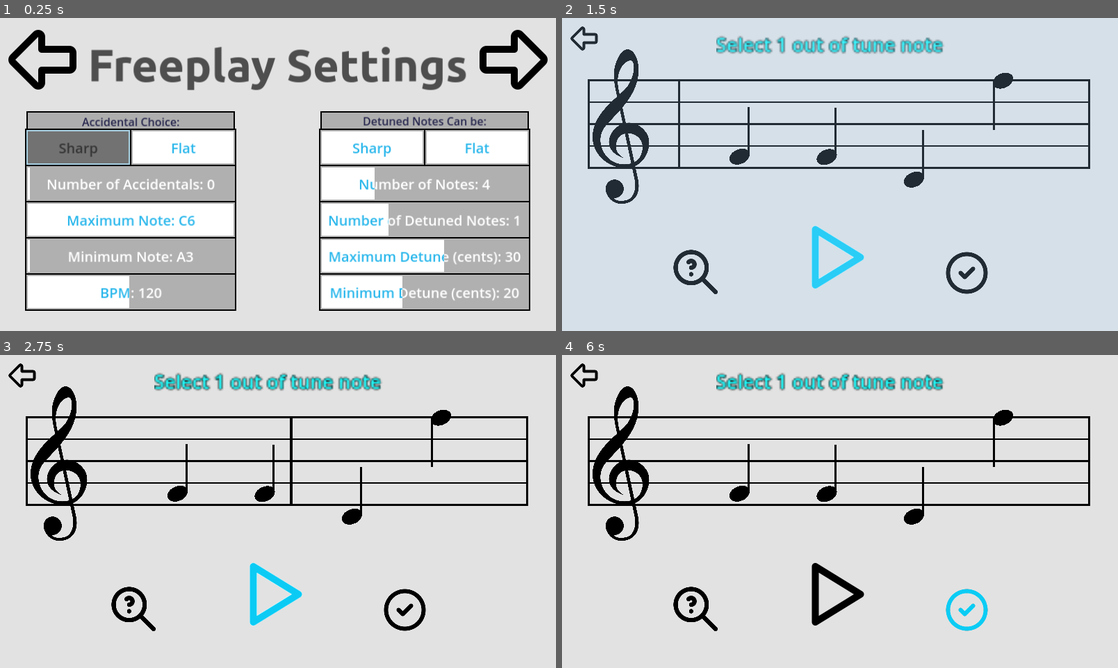
Above: before the commit, frames 1-4 (two rows, left to right).
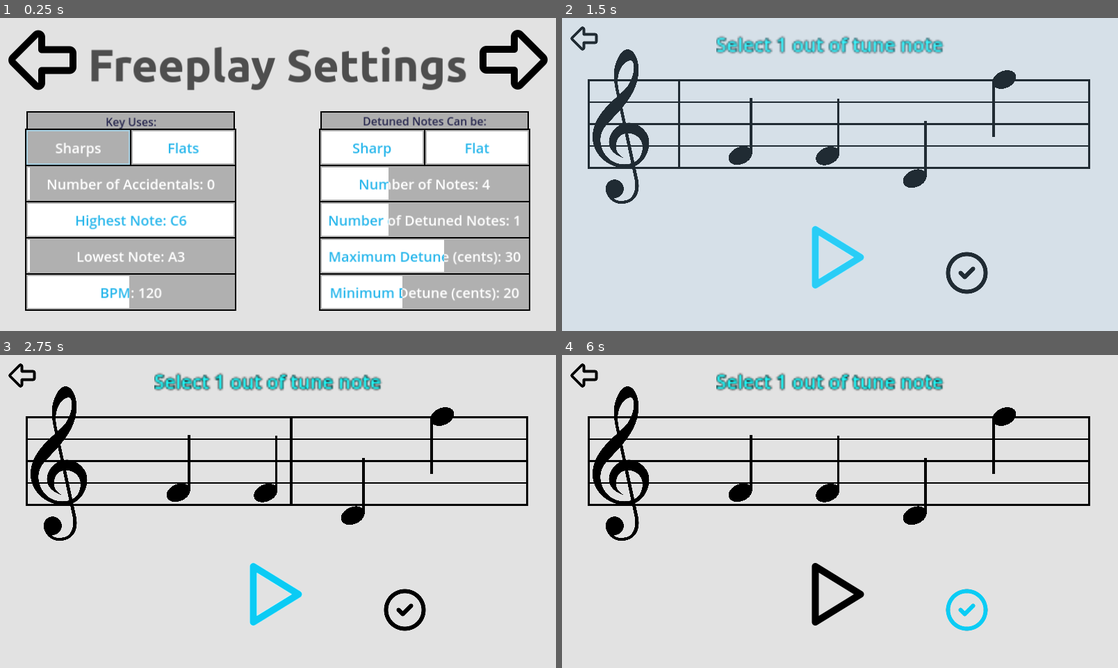
Above: after the commit, the same moments.

Repository: Sniggiho/COMP225-Reluna
Game: Godot game, scene res://Scenes/FreeplaySettingsMenu/FreeplaySettingsMenu.tscn
The game is run twice, just before and just after one commit, with the same random seed, the same clock (stepped at 60 frames per second) and the same inputs. This scene is started directly instead of the project's main scene.
Inputs (mouse positions are in pixels of both pictures, inside the frame that each line leads up to):
- Up to frame 1 (0.25 s): no input
- Up to frame 2 (1.5 s): click (1073, 58) at 0.5 s; click (834, 255) at 1.25 s
- Up to frame 3 (2.75 s): click (272, 592) at 2 s
- Up to frame 4 (6 s): click (739, 492) at 2.77 s; click (967, 608) at 3.5 s; click (695, 608) at 4.27 s; click (584, 376) at 5.02 s; click "return" at 5.75 s

The runs differ from the first frame. In frame 1, 3.5% of the frame differs, in the area x 1-70%, y 3-78%; in frame 2, 0.9%; in frame 3, 0.9%; in frame 4, 0.9%.

Commit message:
Minor changes in class

Diff:
--- a/Project/Scenes/FreeplaySettingsMenu/FreeplaySettingsMenu.tscn
+++ b/Project/Scenes/FreeplaySettingsMenu/FreeplaySettingsMenu.tscn
@@ -46,8 +46,9 @@
 script = ExtResource("1_qg26p")
 
 [node name="BackButton" type="TextureButton" parent="."]
+offset_top = 1.0
 offset_right = 240.0
-offset_bottom = 240.0
+offset_bottom = 241.0
 focus_neighbor_top = NodePath("../CenterContainer/VBoxContainer/CenterContainer/HBoxContainer/Column A/ColumnA/BPM")
 focus_neighbor_right = NodePath("../ForwardButton")
 texture_normal = ExtResource("16_im4tj")
@@ -139,7 +140,7 @@
 theme_override_colors/default_color = Color(0.15625, 0.15625, 0.308594, 1)
 theme_override_colors/font_outline_color = Color(0, 0, 0, 0)
 theme_override_font_sizes/normal_font_size = 32
-text = "Accidental Choice:"
+text = "Key Uses:"
 fit_content = true
 autowrap_mode = 0
 
@@ -150,8 +151,12 @@
 [node name="BySharps" parent="CenterContainer/VBoxContainer/CenterContainer/HBoxContainer/Column A/ColumnA/Accidental Choice" node_paths=PackedStringArray("topFocus") instance=ExtResource("19_ik1lg")]
 custom_minimum_size = Vector2(0, 100)
 layout_mode = 2
+negativeColor = Color(0.6875, 0.6875, 0.6875, 1)
+negativeFontColor = Color(0.996094, 0.996094, 0.996094, 1)
 type = 0
 topFocus = NodePath("../../../../../../../../BackButton")
+leftLabel = "Sharps"
+rightLabel = "Flats"
 
 [node name="NumAccidentals" parent="CenterContainer/VBoxContainer/CenterContainer/HBoxContainer/Column A/ColumnA" instance=ExtResource("18_2jqco")]
 custom_minimum_size = Vector2(0, 100)
@@ -169,7 +174,7 @@
 max_value = 36.0
 value = 0.0
 script = ExtResource("20_ivtfm")
-text = "Maximum Note"
+text = "Highest Note"
 height = 100.0
 
 [node name="MinNote" parent="CenterContainer/VBoxContainer/CenterContainer/HBoxContainer/Column A/ColumnA" instance=ExtResource("18_2jqco")]
@@ -178,7 +183,7 @@
 max_value = 1.0
 value = 0.0
 script = ExtResource("19_08umj")
-text = "Minimum Note"
+text = "Lowest Note"
 maxActualValue = -1
 height = 100.0
 
@@ -250,10 +255,10 @@
 custom_minimum_size = Vector2(0, 100)
 layout_mode = 2
 script = ExtResource("10_6dn0e")
-negativeColor = Color(0.447059, 0.447059, 0.447059, 1)
+negativeColor = Color(0.6875, 0.6875, 0.6875, 1)
 positiveColor = Color(1, 1, 1, 1)
 positiveFontColor = Color(0.164706, 0.717647, 0.921569, 1)
-negativeFontColor = Color(0.207843, 0.207843, 0.207843, 1)
+negativeFontColor = Color(0.996094, 0.996094, 0.996094, 1)
 selectedColor = Color(0.654902, 0.811765, 0.882353, 1)
 type = 1
 topFocus = NodePath("../../../../../../../../ForwardButton")
@@ -368,10 +373,11 @@
 [node name="NumNotes" parent="CenterContainer/VBoxContainer/CenterContainer/HBoxContainer/Column B/ColumnB" instance=ExtResource("18_2jqco")]
 custom_minimum_size = Vector2(0, 100)
 layout_mode = 2
+max_value = 12.0
 script = ExtResource("19_amv7j")
 text = "Number of Notes"
 minActualValue = 4
-maxActualValue = 15
+maxActualValue = 12
 height = 100.0
 
 [node name="NumDetunedNotes" parent="CenterContainer/VBoxContainer/CenterContainer/HBoxContainer/Column B/ColumnB" instance=ExtResource("18_2jqco")]
--- a/Project/Scenes/NewItemList/NewItemList.gd
+++ b/Project/Scenes/NewItemList/NewItemList.gd
@@ -26,6 +26,10 @@
 @export var topFocus : Control
 
 signal buttonsChanged
+
+@export var leftLabel : String = "Sharp"
+@export var rightLabel : String = "Flat"
+
 
 # Called when the node enters the scene tree for the first time.
 func _ready():
@@ -88,6 +92,7 @@
 	$FlatButton/CenterContainer/RichTextLabel.add_theme_font_size_override("normal_font_size", self.size.y / 2.5)
 
 	_updateFocusColoring()
+	_setButtonText()
 
 	if Engine.is_editor_hint():
 		_updateButtonColor()
@@ -131,6 +136,13 @@
 ## Expose button child so focus neighbors can be set
 func getFlatButton() -> Button:
 	return $FlatButton
+
+
+func _setButtonText() -> void:
+	$SharpButton/CenterContainer/RichTextLabel.text = leftLabel
+	$FlatButton/CenterContainer/RichTextLabel.text = rightLabel
+
+	pass
 
 
 func _on_sharp_button_pressed():
--- a/Project/Scenes/Note/note.tscn
+++ b/Project/Scenes/Note/note.tscn
@@ -75,15 +75,14 @@
 flat = true
 
 [node name="SelectedImage" type="Sprite2D" parent="Button"]
-visible = false
 modulate = Color(0, 1, 1, 1)
-position = Vector2(30, -26)
-scale = Vector2(0.06, 0.06)
+position = Vector2(33, -38.345)
+scale = Vector2(0.07, 0.07)
 texture = ExtResource("2_e4kmj")
 
 [node name="Sprite2D" type="Sprite2D" parent="Button"]
-position = Vector2(30, -26)
-scale = Vector2(0.06, 0.06)
+position = Vector2(33, -38.345)
+scale = Vector2(0.07, 0.07)
 texture = ExtResource("2_m8vj1")
 
 [node name="AudioStreamPlayer" type="AudioStreamPlayer" parent="."]
--- a/Project/Scenes/firstScene.gd
+++ b/Project/Scenes/firstScene.gd
@@ -37,6 +37,11 @@
 		firstFocused = true
 		playButton.grab_focus()
 
+	# Currently removed, need to figure out input
+#	if event.is_action_pressed("play"):
+#		_on_play_button_pressed()
+#		pass
+
 ## play the notes when the playbar is pressed
 func _on_play_button_pressed() -> void:
 	$MusicStaff.playBar.play()
--- a/Project/Scenes/firstScene.tscn
+++ b/Project/Scenes/firstScene.tscn
@@ -65,6 +65,7 @@
 texture_focused = ExtResource("9_k7p43")
 
 [node name="HintButton" type="TextureButton" parent="."]
+visible = false
 offset_left = 308.0
 offset_top = 654.0
 offset_right = 548.0
--- a/Project/project.godot
+++ b/Project/project.godot
@@ -38,6 +38,11 @@
 "events": [Object(InputEventKey,"resource_local_to_scene":false,"resource_name":"","device":0,"window_id":0,"alt_presse …(181 unchanged characters)…
 ]
 }
+play={
+"deadzone": 0.5,
+"events": [Object(InputEventKey,"resource_local_to_scene":false,"resource_name":"","device":-1,"window_id":0,"alt_pressed":false,"shift_pressed":false,"ctrl_pressed":false,"meta_pressed":false,"pressed":false,"keycode":0,"physical_keycode":32,"key_label":0,"unicode":32,"echo":false,"script":null)
+]
+}
 
 [rendering]
 
